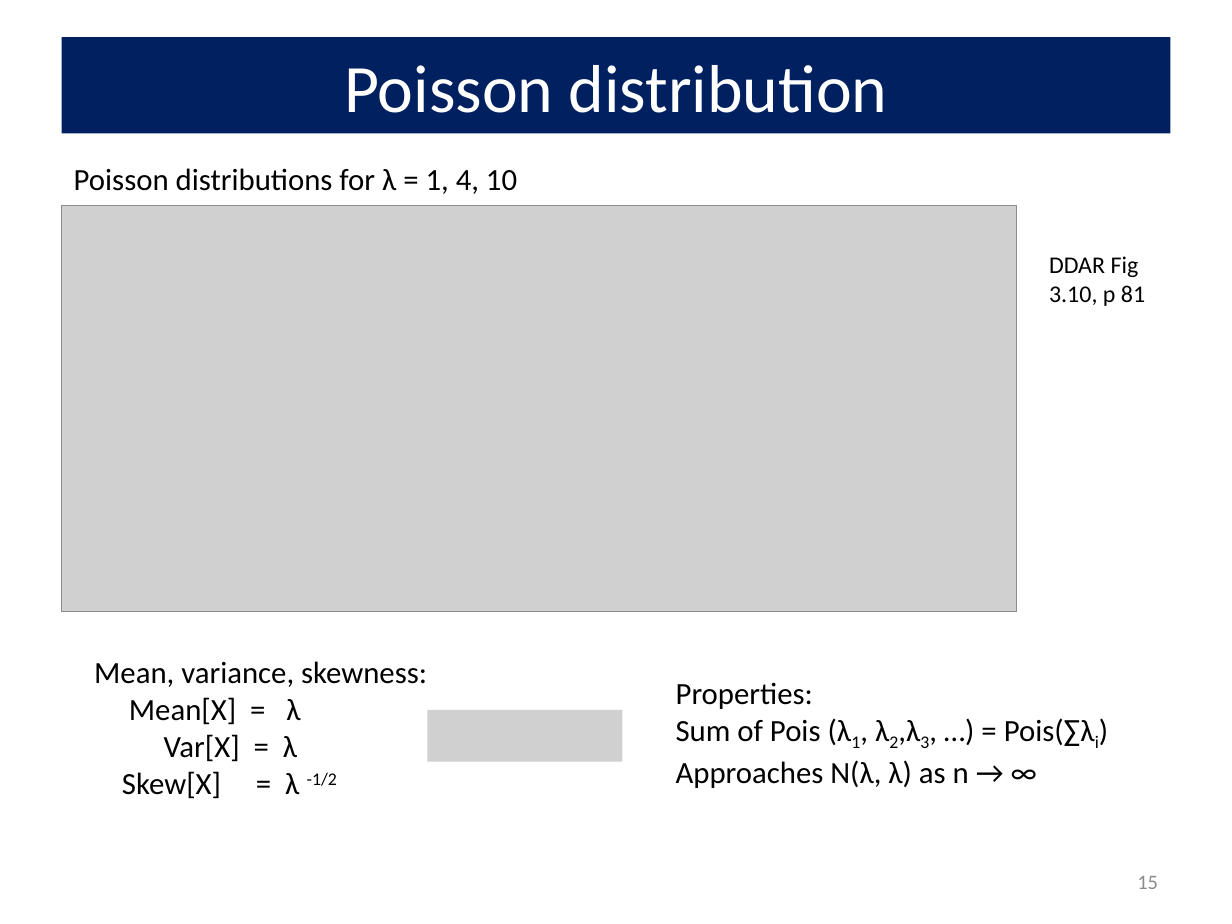
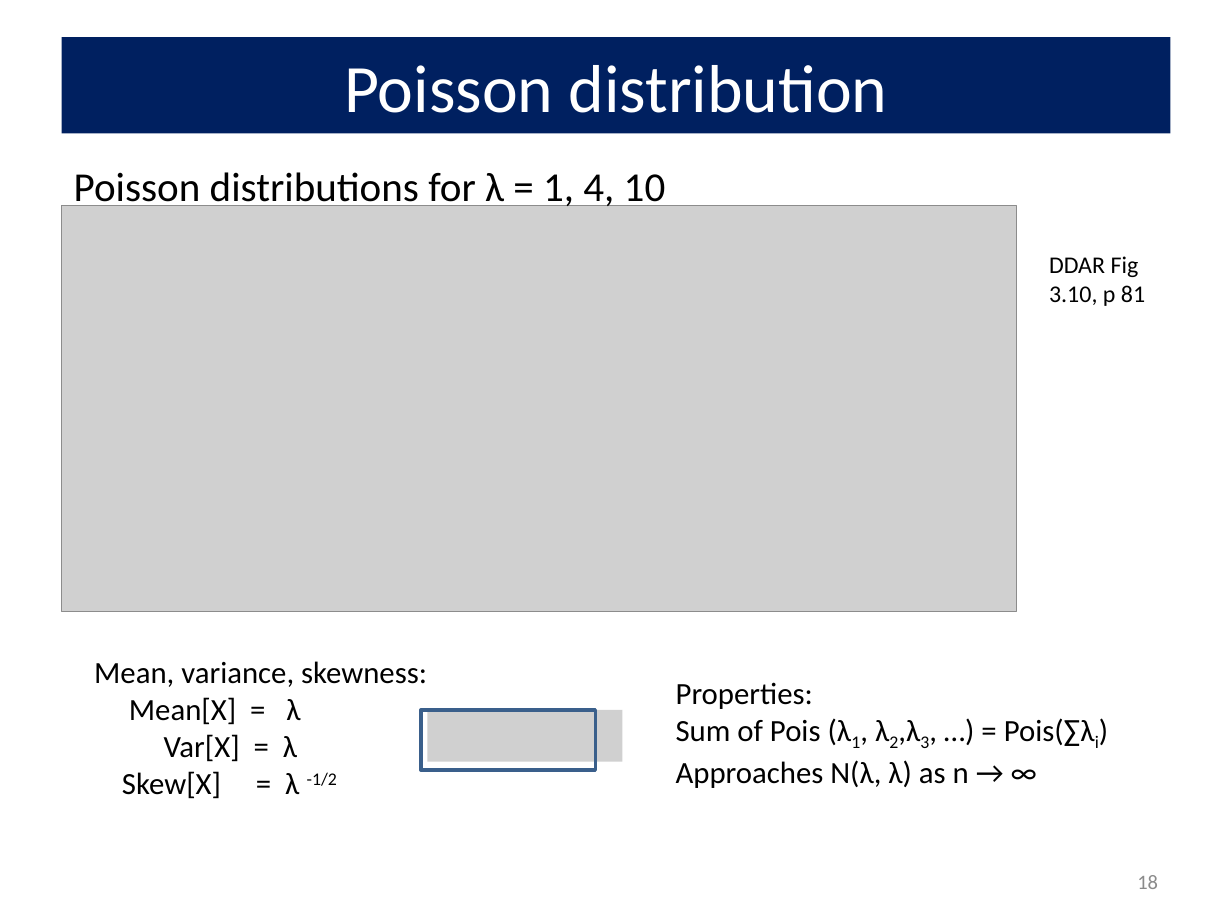
Before and after one commit to friendly/psy6136, a slide deck: slide 18 of docs/lectures/02-Discrete.pptx (slide 15 before the commit). Drawn at 1232x924 pixels with LibreOffice and Linux fonts; fonts in the diff are those of the drawing; grey boxes stand for pictures. Boxes give left, top, right and bottom in pixels: in the first picture for what was removed or moved away, otherwise in the second. Text is boxed around its words. In the diff, an @@ line names an element or a change of style, - is before the commit and + after.

```diff
--- a/docs/lectures/02-Discrete.pptx
+++ b/docs/lectures/02-Discrete.pptx
@@ text "Poisson distributions for λ = ..." at (74, 172, 666, 211): size 18 to 24 pt @@
@@ rectangle added at (421, 710, 596, 770), outline #3A5F8C 2 pt @@
@@ page number at (1137, 875, 1158, 889): text changed @@
-15
+18
```
Also in this commit, not shown: 7 other slides changed, 3 slides added, 21 other files.
